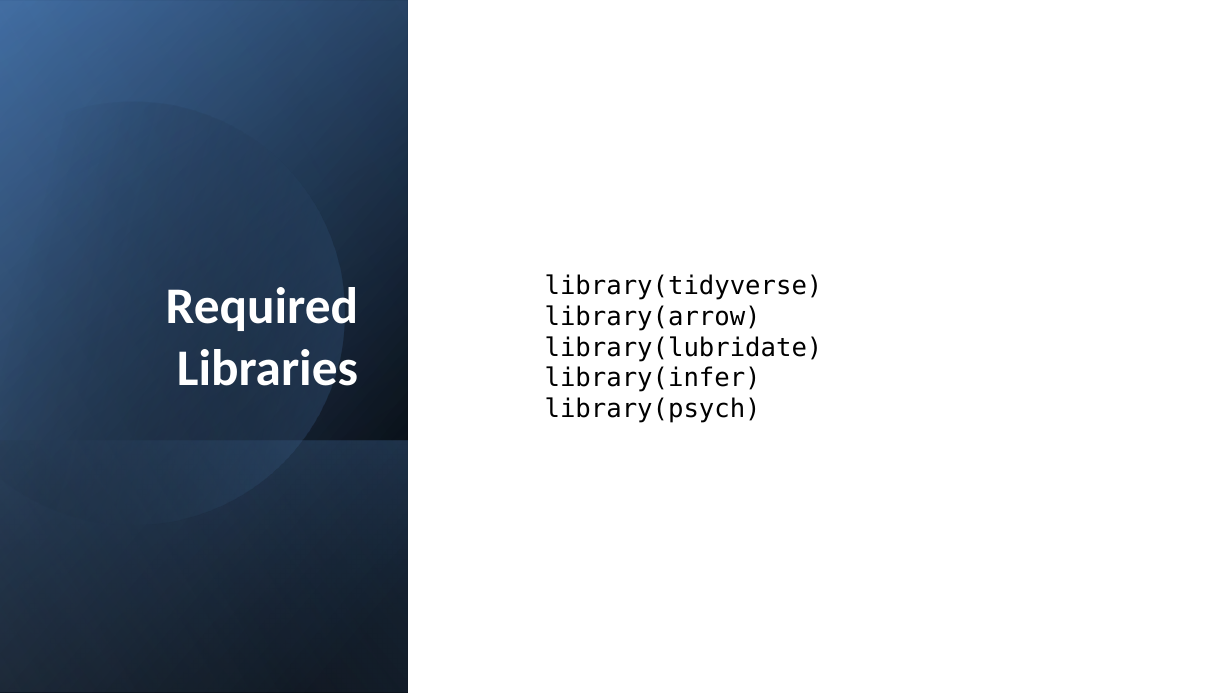
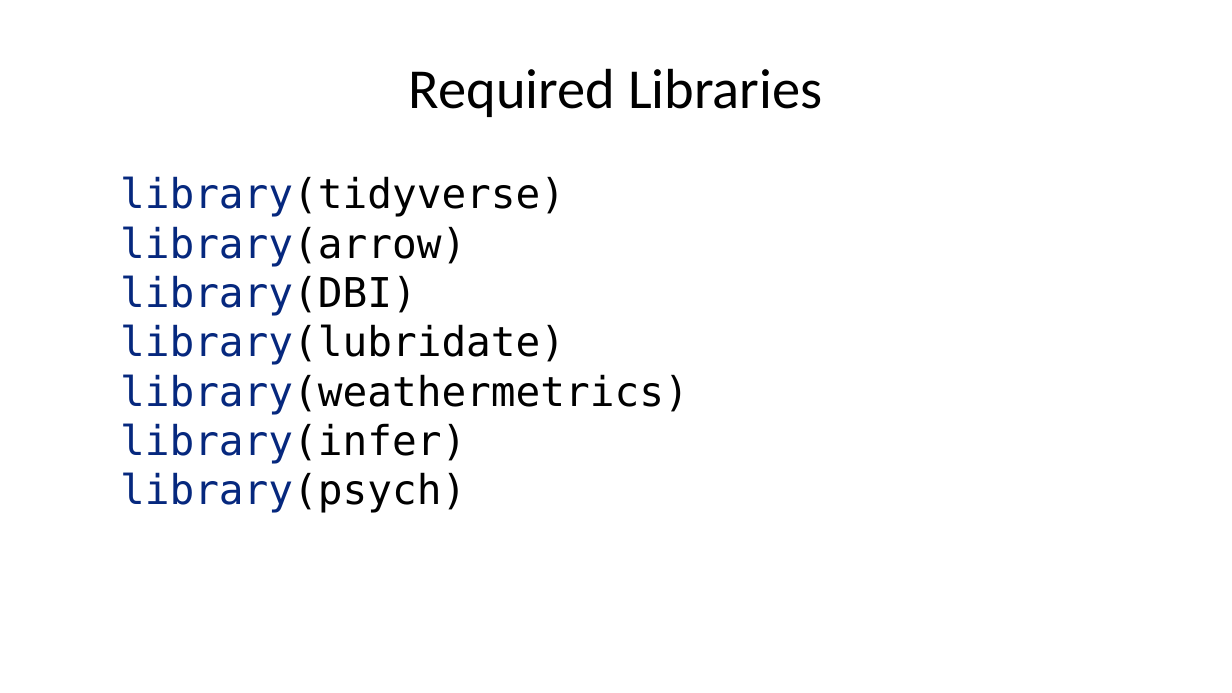
Before and after one commit to hellojohncruz/tlc_trips_weather, a slide deck: slide 7 of ridership.pptx (slide 6 before the commit). Drawn at 1232x693 pixels with LibreOffice and Linux fonts; fonts in the diff are those of the drawing. Boxes give left, top, right and bottom in pixels: in the first picture for what was removed or moved away, otherwise in the second. Text is boxed around its words. In the diff, an @@ line names an element or a change of style, - is before the commit and + after.

```diff
--- a/ridership.pptx
+++ b/ridership.pptx
@@ rectangle removed at (0, 0, 1232, 692) @@
@@ rectangle removed at (0, 1, 407, 693) @@
@@ rectangle removed at (0, 1, 407, 693) @@
@@ rectangle removed at (0, 0, 408, 692) @@
@@ title "Required Libraries": place and size @@
-title "Required Libraries" at (166, 287, 359, 386)
+title "Required Libraries" at (409, 68, 822, 117)
@@ title "Required Libraries" at (409, 68, 822, 117): size 30 to 33 pt, text colour #FFFFFF to #000000, bold off; alignment right to centre; vertical alignment bottom to middle @@
@@ freeform shape removed at (0, 52, 395, 568) @@
@@ text "library(tidyverse) library(arrow) library(DBI) library(lubri ..." at (120, 176, 689, 513): vertical alignment middle to top @@
@@ text at (120, 176, 689, 513): text changed; size 15 to 24 pt @@
-library(tidyverse)
-library(arrow)
-library(lubridate)
-library(infer)
-library(psych)
+library(tidyverse)
+library(arrow)
+library(DBI)
+library(lubridate)
+library(weathermetrics)
+library(infer)
+library(psych)
@@ rectangle removed at (0, 440, 408, 692) @@
```
Also in this commit, not shown: 18 other slides changed, 4 slides added, 3 slides removed, 5 other files.
